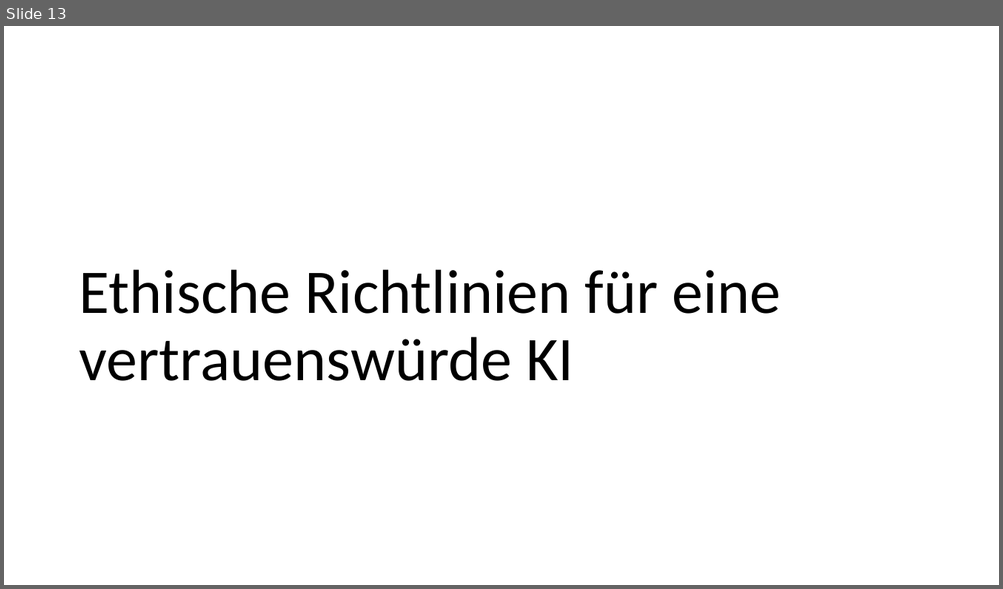
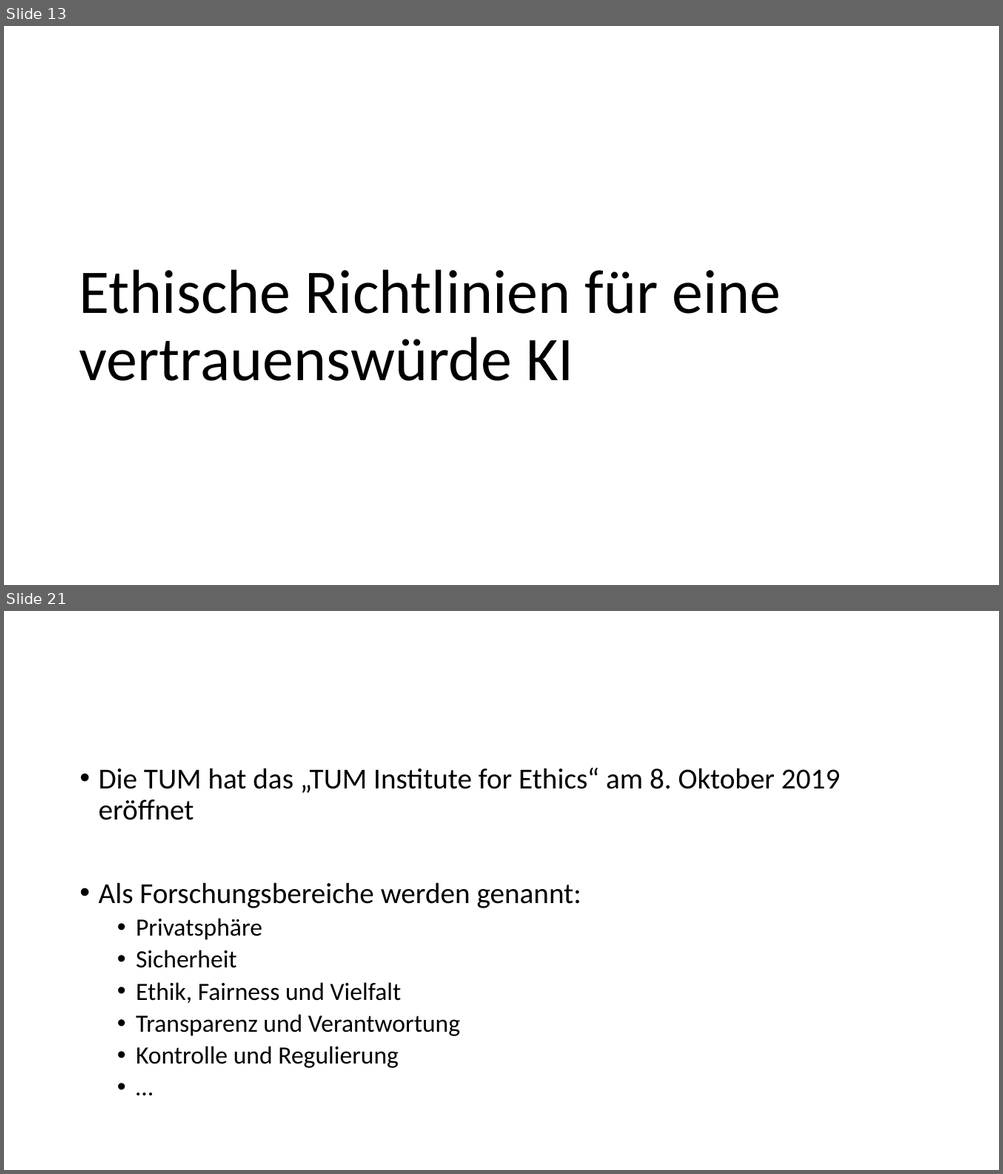
Before and after one commit to bosinoliver/ros-kinect-roboticarm, a slide deck: Kognitive Systeme Vortrag/Ethics in AI.pptx. Shown one above the other, each under a label of ours: slide 13 before the commit, slides 13 and 21 after it; the slides between them are not shown. The pictures are 1003x589 and 1003x1174 pixels, drawn with LibreOffice and Linux fonts; fonts in the diff are those of the drawing; background and template pictures are left out. Boxes give left, top, right and bottom in pixels: in the first picture for what was removed or moved away, otherwise in the second. Text is boxed around its words. In the diff, an @@ line names an element or a change of style, - is before the commit and + after.

```diff
--- a/Kognitive Systeme Vortrag/Ethics in AI.pptx
+++ b/Kognitive Systeme Vortrag/Ethics in AI.pptx
@@ slide 21 added at bbox=[4, 611, 999, 1170], background #FFFFFF @@
@@ text added at bbox=[99, 768, 839, 1068], 24 pt, text #000000 @@
+• Die TUM hat das „TUM Institute for Ethics“ am 8. Oktober 2019 eröffnet
+• Als Forschungsbereiche werden genannt:
+  • Privatsphäre
+  • Sicherheit
+  • Ethik, Fairness und Vielfalt
+  • Transparenz und Verantwortung
+  • Kontrolle und Regulierung
+  • …
```
Also in this commit, not shown: 3 slides changed, 6 other slides added, 2 other files.
